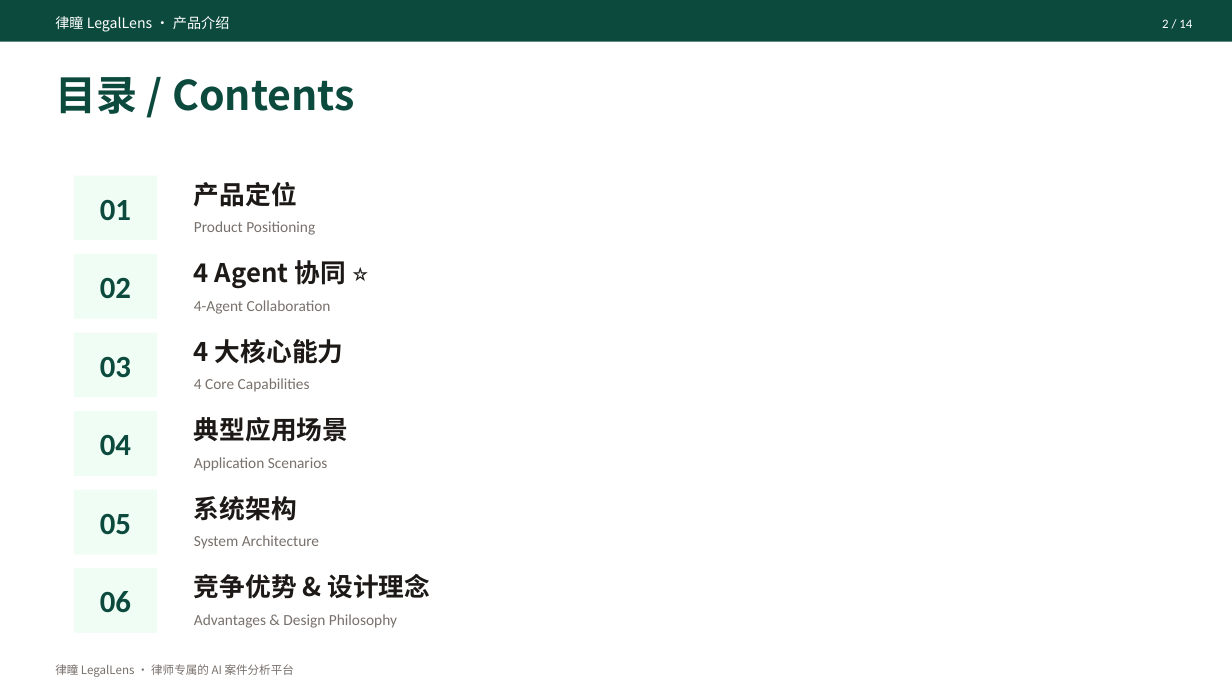
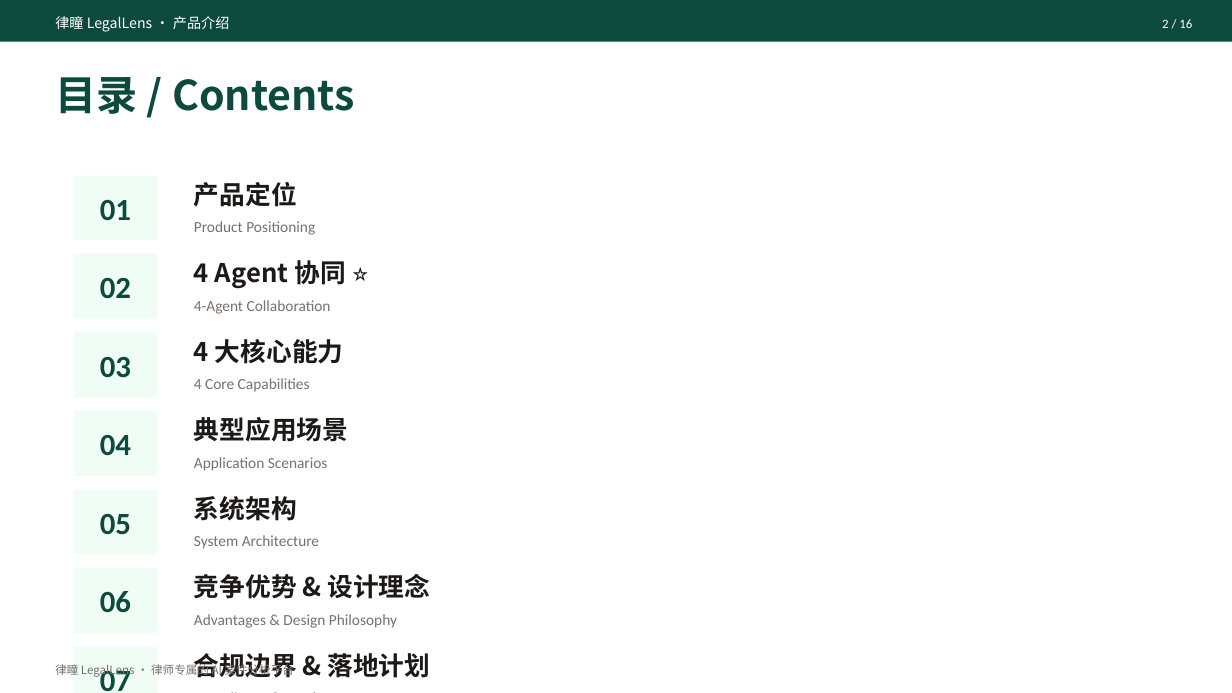
Before and after one commit to A-yiren/legal-lens, a slide deck: slide 2 of docs/律瞳-LegalLens-产品介绍.pptx. Drawn at 1232x693 pixels with LibreOffice and Linux fonts; fonts in the diff are those of the drawing. Boxes give left, top, right and bottom in pixels: in the first picture for what was removed or moved away, otherwise in the second. Text is boxed around its words. In the diff, an @@ line names an element or a change of style, - is before the commit and + after.

```diff
--- a/docs/律瞳-LegalLens-产品介绍.pptx
+++ b/docs/律瞳-LegalLens-产品介绍.pptx
@@ text at (x1=1162, y1=19, x2=1192, y2=28): text changed @@
-2 / 14
+2 / 16
@@ rectangle added at (x1=74, y1=647, x2=157, y2=693), fill #F0FDF4 @@
@@ text added at (x1=194, y1=653, x2=431, y2=678), 20 pt, text #1C1917, bold @@
+合规边界 & 落地计划
@@ text added at (x1=100, y1=665, x2=131, y2=691), 24 pt, text #0C4A3E, bold @@
+07
@@ text added at (x1=185, y1=684, x2=924, y2=693), 12 pt, text #78716C @@
+Compliance & Roadmap
```
Also in this commit, not shown: 11 other slides changed, 2 slides added, 17 other files.
